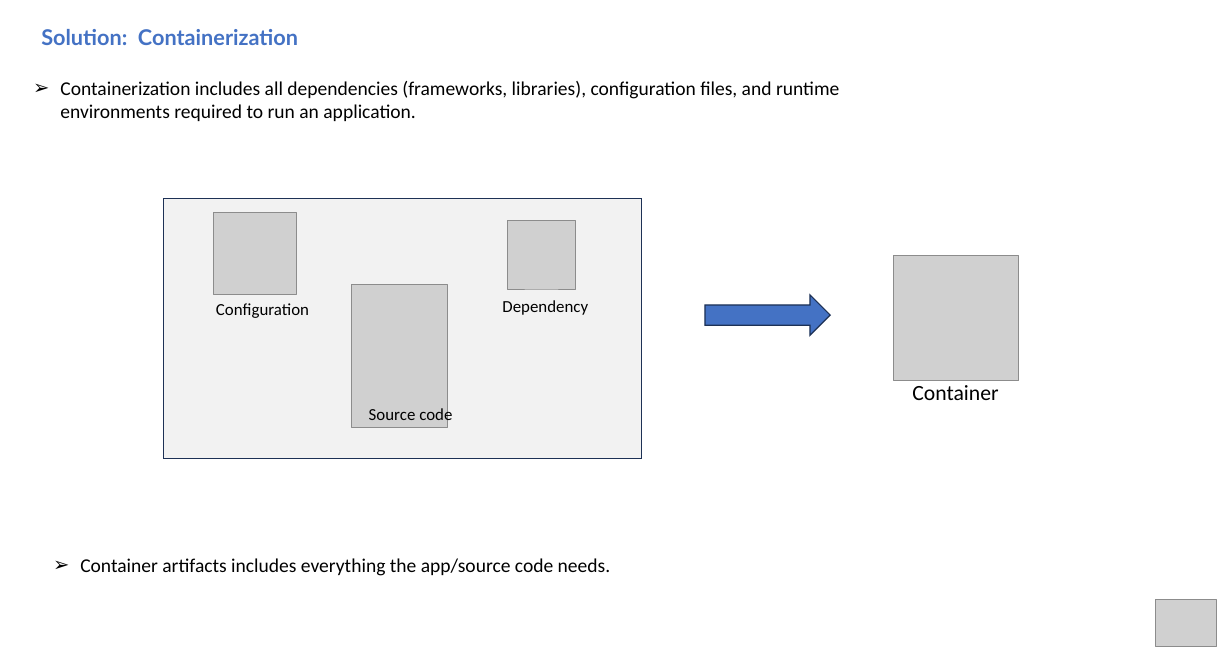
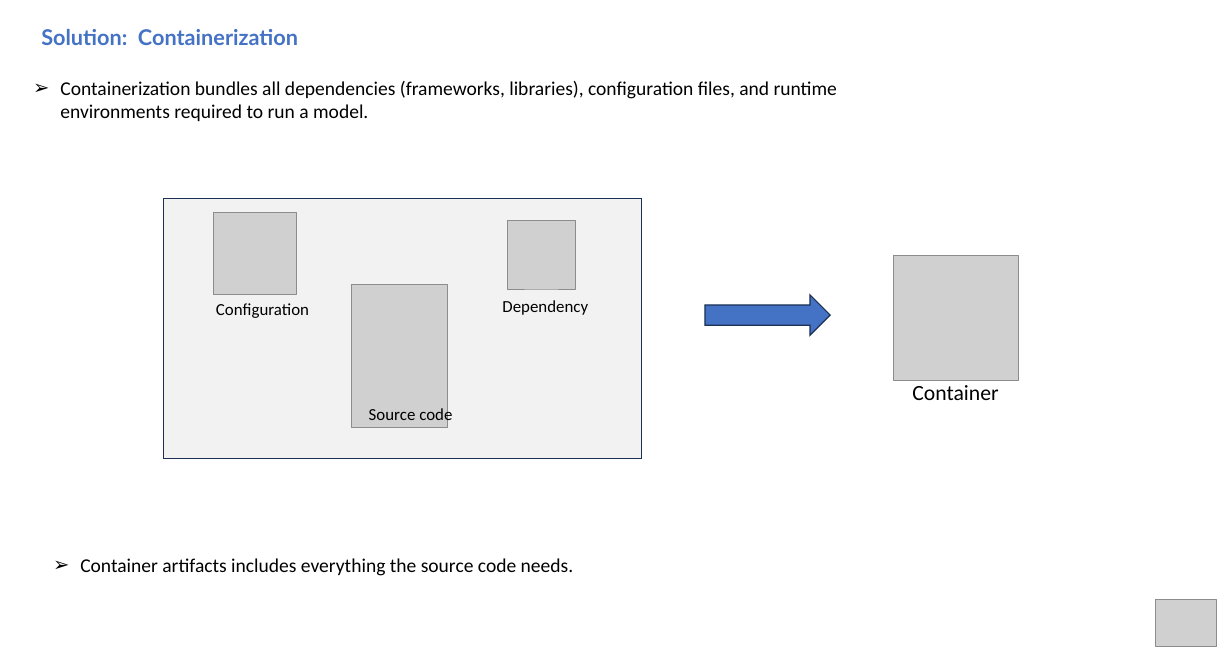
Before and after one commit to hmhwe/IMAGEN_Backend, a slide deck: slide 5 of docs/StakeholderM_CV.pptx. Drawn at 1232x651 pixels with LibreOffice and Linux fonts; fonts in the diff are those of the drawing; grey boxes stand for pictures. Boxes give left, top, right and bottom in pixels: in the first picture for what was removed or moved away, otherwise in the second. Text is boxed around its words. In the diff, an @@ line names an element or a change of style, - is before the commit and + after.

```diff
--- a/docs/StakeholderM_CV.pptx
+++ b/docs/StakeholderM_CV.pptx
@@ text at [60,81,837,121]: text changed @@
-➢ Containerization includes all dependencies (frameworks, libraries), configuration files, and runtime environments required to run an application.
+➢ Containerization bundles all dependencies (frameworks, libraries), configuration files, and runtime environments required to run a model.
@@ text at [80,558,574,576]: text changed @@
-➢ Container artifacts includes everything the app/source code needs.
+➢ Container artifacts includes everything the source code needs.
```
Also in this commit, not shown: 11 other slides changed.
